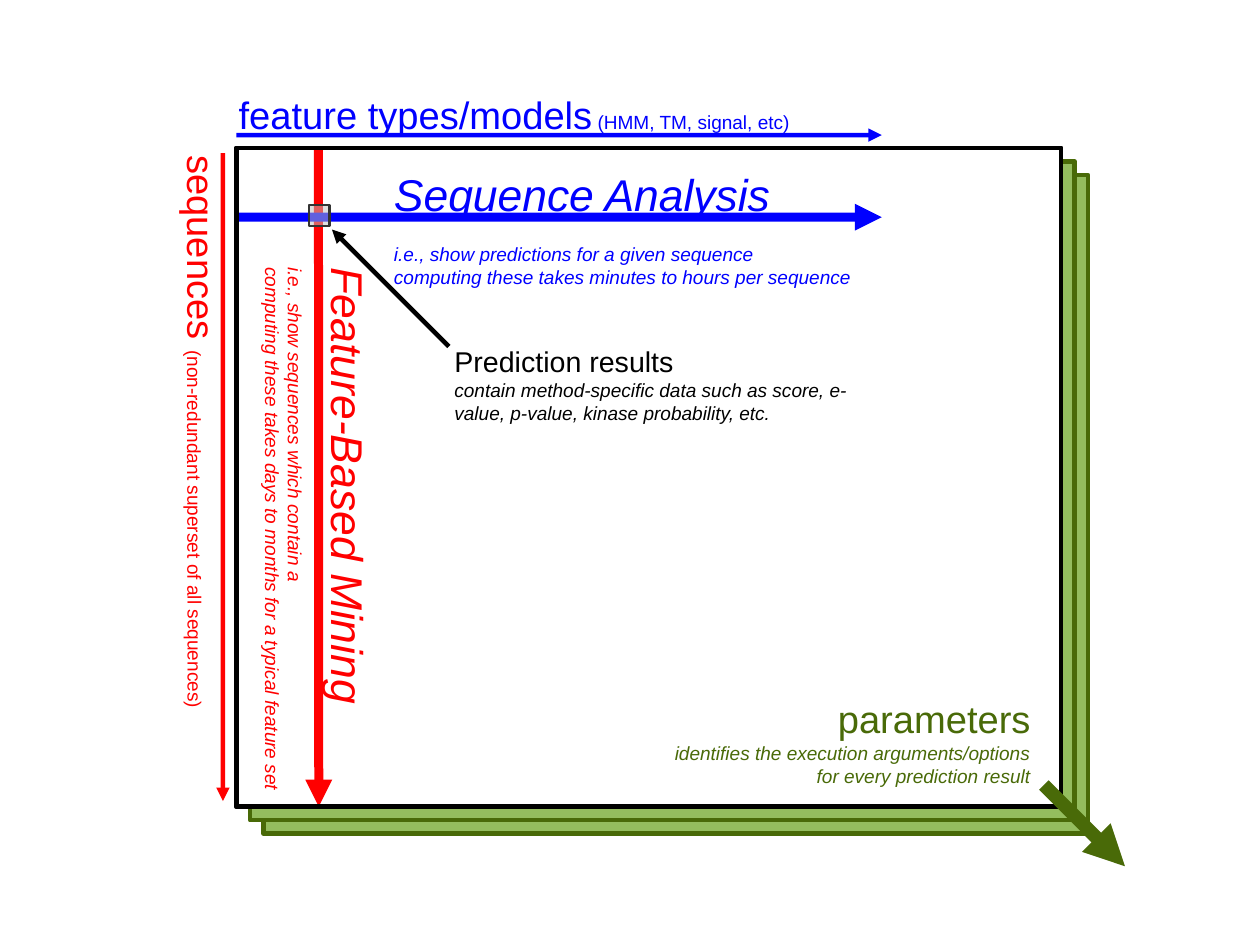
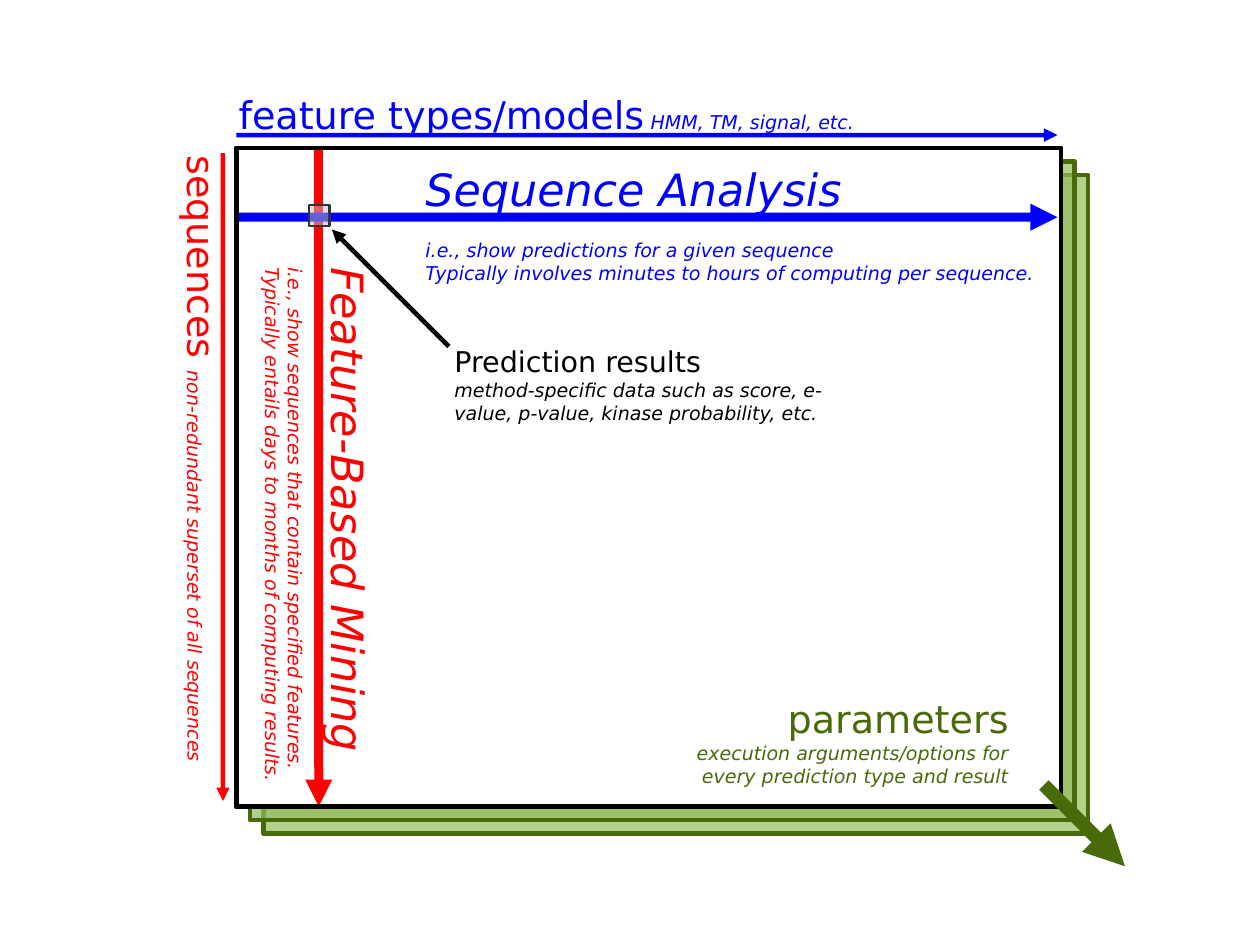
Before and after one commit to unison/unison, a slide deck: slide 1 of misc/graphics/results-cube.odp. Drawn at 1260x945 pixels with LibreOffice and Linux fonts; fonts in the diff are those of the drawing. Boxes give left, top, right and bottom in pixels: in the first picture for what was removed or moved away, otherwise in the second. Text is boxed around its words. In the diff, an @@ line names an element or a change of style, - is before the commit and + after.

```diff
--- a/misc/graphics/results-cube.odp
+++ b/misc/graphics/results-cube.odp
@@ line "feature types/models HMM, TM, signal, ...": place and size @@
-line "feature types/models HMM, TM, signal, ..." at box(237, 135, 883, 135)
+line "feature types/models HMM, TM, signal, ..." at box(237, 135, 1058, 135)
@@ text in line at box(239, 100, 854, 137): text changed; font Arial to DejaVu Sans @@
-feature types/models (HMM, TM, signal, etc)
+feature types/models HMM, TM, signal, etc.
@@ text in line at box(178, 175, 222, 759): text changed; font Arial to DejaVu Sans; italic on @@
-sequences (non-redundant superset of all sequences)
+sequences non-redundant superset of all sequences
@@ rectangle at box(250, 161, 1075, 820): fill #94BD5E to #94BD5E at 70% opacity @@
@@ rectangle at box(264, 175, 1088, 834): fill #94BD5E to #94BD5E at 70% opacity @@
@@ text "Sequence Analysis": place and size @@
-text "Sequence Analysis" at box(394, 178, 850, 289)
+text "Sequence Analysis" at box(425, 172, 1034, 284)
@@ text at box(425, 172, 842, 261): font Arial to DejaVu Sans in "Sequence Analysis", "i.e., show predictions for a given sequence" @@
@@ arrow moved from (237, 217) - (883, 217) to (237, 217) - (1058, 217) @@
@@ text at box(425, 265, 1034, 284): text changed; font Arial to DejaVu Sans @@
-computing these takes minutes to hours per sequence
+Typically involves minutes to hours of computing per sequence.
@@ text at box(261, 270, 305, 779): text changed; font Arial to DejaVu Sans @@
-i.e., show sequences which contain a
-computing these takes days to months for a typical feature set
+i.e., show sequences that contain specified features.
+Typically entails days to months of computing results.
@@ text at box(321, 299, 373, 748): font Arial to DejaVu Sans in "Feature-Based Mining" @@
@@ text at box(454, 350, 701, 373): font Arial to DejaVu Sans in "Prediction results" @@
@@ text at box(454, 382, 822, 424): text changed; font Arial to DejaVu Sans @@
-contain method-specific data such as score, e-value, p-value, kinase probability, etc.
+method-specific data such as score, e-value, p-value, kinase probability, etc.
@@ text at box(788, 706, 1009, 741): font Arial to DejaVu Sans in "parameters" @@
@@ text at box(697, 745, 1008, 787): text changed; font Arial to DejaVu Sans @@
-identifies the execution arguments/options for every prediction result
+execution arguments/options for every prediction type and result
```
Also in this commit, not shown: 5 other files.
